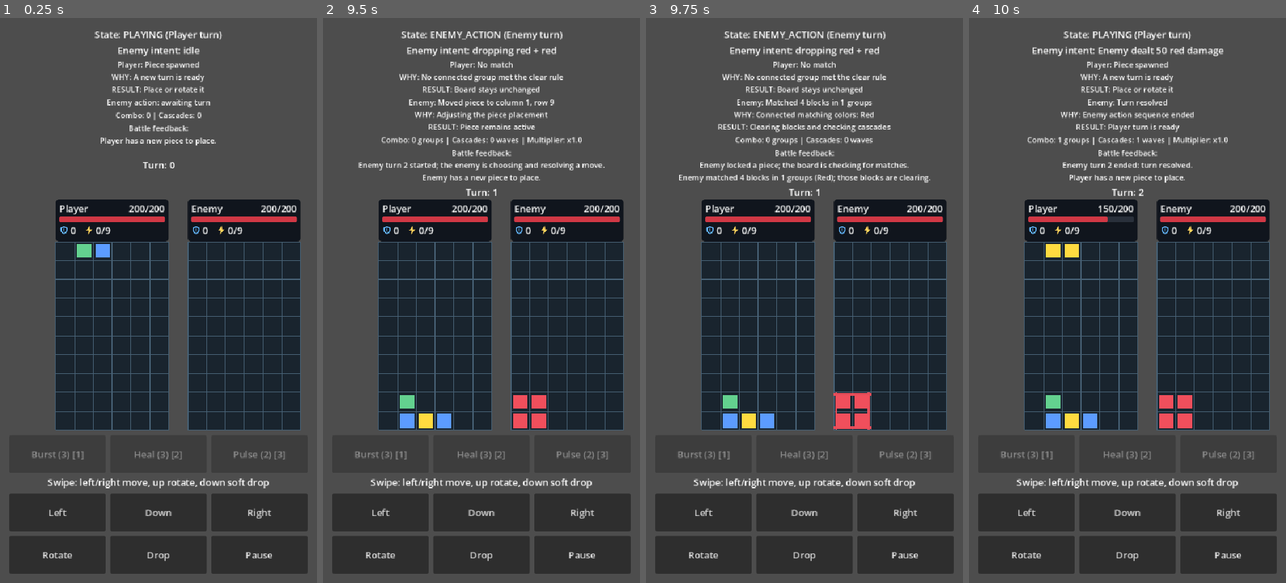
Above: before the commit, frames 1-4 (left to right).
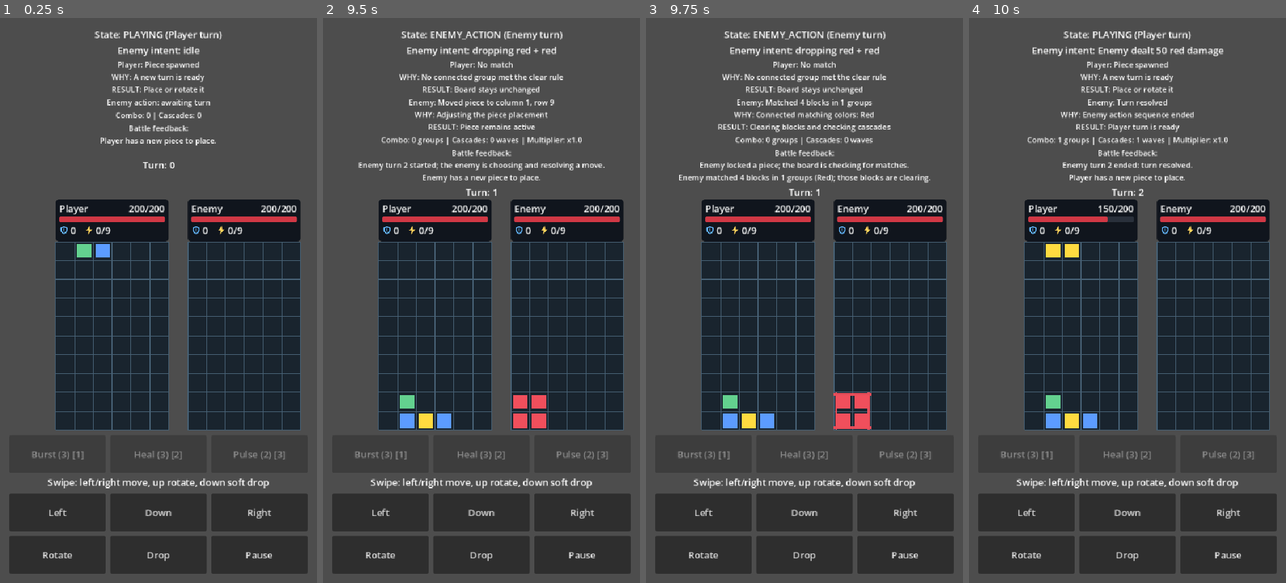
Above: after the commit, the same moments.

Repository: emarose/puzzle-fighter
Game: Godot game, scene res://scenes/main/Main.tscn
Same seed, same stepped clock (60 frames per second), same inputs: the game is played once before the commit and once after it.
Inputs (mouse positions are in pixels of both pictures, inside the frame that each line leads up to):
- Up to frame 1 (0.25 s): no input
- Up to frame 2 (9.5 s): click "Left" at 0.5 s; click "Down" at 1.25 s; click "Right" at 2 s; click "Rotate" at 2.75 s; click "Drop" at 3.5 s; click "Pause" at 4.25 s; click "Resume (P)" at 5 s; tap Enter at 5.75, 7.25 s; move the mouse to (551, 272) at 5.77 s; hold Right 5.78-6.5 s; tap P at 5.85 s; click (551, 272) at 5.92 s; tap Space at 6.02, 6.5, 8, 9.02 s; drag from (418, 328) to (465, 413) at 6.52 s; move the mouse to (513, 176) at 7.27 s; hold Right 7.28-8 s; tap 1 at 7.35 s; drag from (465, 413) to (386, 215) at 8.02 s; move the mouse to (576, 385) at 8.77 s; hold Left from 8.78 s (still down); tap 3 at 8.85 s
- Up to frame 3 (9.75 s): release Left at 9.5 s; drag from (709, 215) to (756, 159) at 9.52 s
- Up to frame 4 (10 s): no input

Frames 1-3 are identical in both runs. In frame 4, 0.5% of the frame differs, in the area x 60-71%, y 66-73%.

Commit message:
fix: damage dealt on resolving cascade

Diff:
--- a/scripts/battle/BattleController.gd
+++ b/scripts/battle/BattleController.gd
@@ -313,12 +313,22 @@
 		[],
 		{color_id: removed_count}
 	)
+	if event_bus != null:
+		event_bus.emit("cascade_resolved", {
+			"actor_id": _player_actor_id(),
+			"cascade_count": 1,
+			"match_count": 1,
+			"total_blocks_destroyed": removed_count,
+			"combo_multiplier": 1.0,
+		})
 	_apply_player_cascade_effects(prepared_result)
 	var board_view: BoardView = get_node_or_null("PlayerBoardContainer/BoardView") as BoardView
 	if board_view != null and board_view.has_method("show_prepared_highlight"):
 		board_view.show_prepared_highlight(board_manager.prepared_groups)
 	_refresh_board_views()
 
+	if battle_manager != null and battle_manager.current_state == BattleManager.BattleState.VICTORY:
+		return true
 	if battle_manager != null and battle_manager.current_state != BattleManager.BattleState.ENEMY_ACTION:
 		battle_manager.set_state(BattleManager.BattleState.ENEMY_ACTION)
 	return true
@@ -430,17 +440,7 @@
 	)
 	if board_view != null:
 		board_view.show_prepared_highlight(board_manager.prepared_groups)
-	var cascade_count: int = cascade_result.cascade_count
-	if event_bus != null:
-		event_bus.emit("cascade_resolved", {
-			"actor_id": _player_actor_id(),
-			"cascade_count": cascade_count,
-			"match_count": cascade_result.match_count,
-			"total_blocks_destroyed": cascade_result.total_blocks_destroyed,
-			"combo_multiplier": cascade_result.combo_multiplier,
-		})
-	_refresh_board_views()
-	_apply_player_cascade_effects(cascade_result)
+	_refresh_board_views()
 	if battle_manager != null and battle_manager.current_state == BattleManager.BattleState.VICTORY:
 		return true
 	if battle_manager != null and battle_manager.current_state != BattleManager.BattleState.ENEMY_ACTION:
--- a/scripts/board/CascadeManager.gd
+++ b/scripts/board/CascadeManager.gd
@@ -48,7 +48,8 @@
 	match_manager: MatchManager = null,
 	actor_id: String = "",
 	combat_tuning: CombatTuning = null,
-	before_destroy: Callable = Callable()
+	before_destroy: Callable = Callable(),
+	auto_destroy: bool = false
 ) -> CascadeResult:
 	if board == null:
 		return CascadeResult.new(0, 0, 0, 0, 1.0, [])
@@ -56,15 +57,20 @@
 	var active_tuning: CombatTuning = _get_active_tuning(combat_tuning)
 	var active_match_manager: MatchManager = match_manager if match_manager != null else MatchManager.new()
 	var state: Dictionary = _begin_resolution(actor_id)
-	var match_result: MatchManager.MatchResult = _find_match_result(
-		board,
-		active_match_manager,
-		actor_id
-	)
-	if match_result != null:
+	while true:
+		var match_result: MatchManager.MatchResult = _find_match_result(
+			board,
+			active_match_manager,
+			actor_id
+		)
+		if match_result == null:
+			break
 		_record_match_round(state, board, match_result)
 		if before_destroy.is_valid():
 			await before_destroy.call(match_result.groups)
+		if not auto_destroy:
+			break
+		_destroy_match_round(board, match_result, actor_id)
 
 	return _finish_resolution(state, active_tuning, actor_id)
 
--- a/scripts/core/BoardManager.gd
+++ b/scripts/core/BoardManager.gd
@@ -289,7 +289,8 @@
 
 func resolve_cascade_animated_result(
 	actor_id: String = "",
-	before_destroy: Callable = Callable()
+	before_destroy: Callable = Callable(),
+	auto_destroy: bool = false
 ) -> CascadeManager.CascadeResult:
 	var cascade_manager := CascadeManager.new()
 	var result: CascadeManager.CascadeResult = await cascade_manager.resolve_animated(
@@ -297,7 +298,8 @@
 		MatchManager.new(),
 		actor_id,
 		combat_tuning,
-		before_destroy
+		before_destroy,
+		auto_destroy
 	)
 	prepared_groups = detect_prepared_groups_for_board()
 	if event_bus != null:
--- a/scripts/enemies/EnemyController.gd
+++ b/scripts/enemies/EnemyController.gd
@@ -145,7 +145,8 @@
 				)
 				var cascade_result: CascadeManager.CascadeResult = await enemy_board_manager.resolve_cascade_animated_result(
 					enemy_state.actor_id,
-					highlight_callback
+					highlight_callback,
+					true
 				)
 				_refresh_enemy_board()
 				if cascade_result.total_blocks_destroyed > 0:
